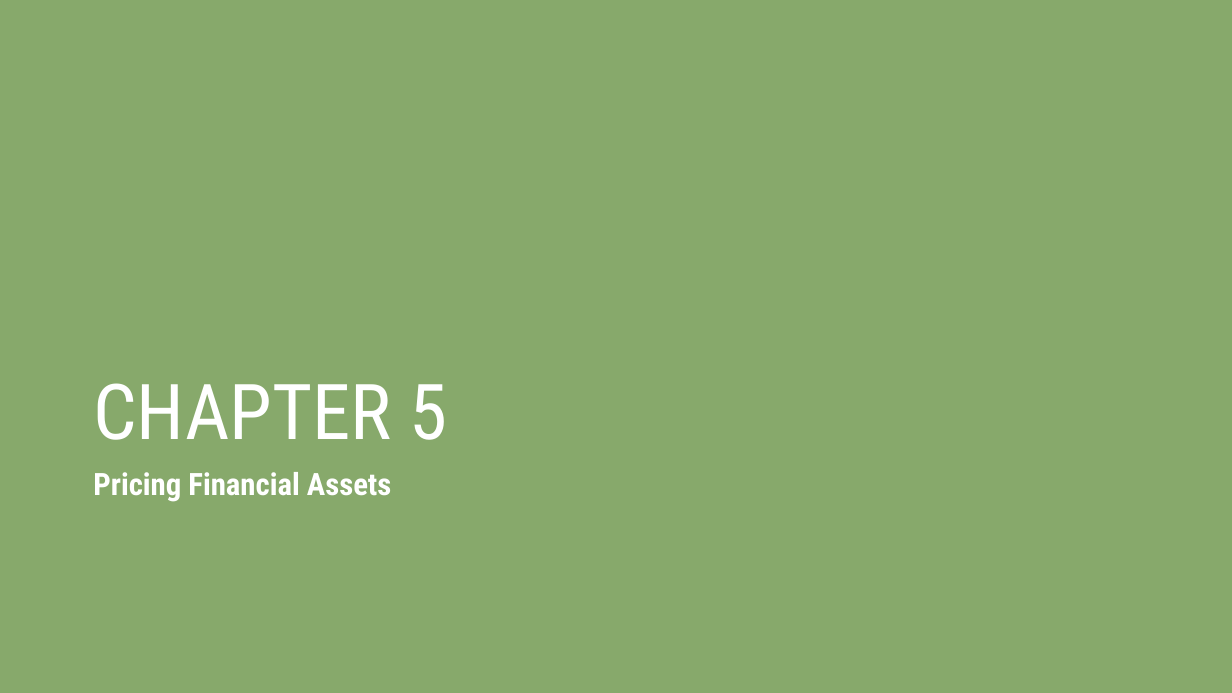
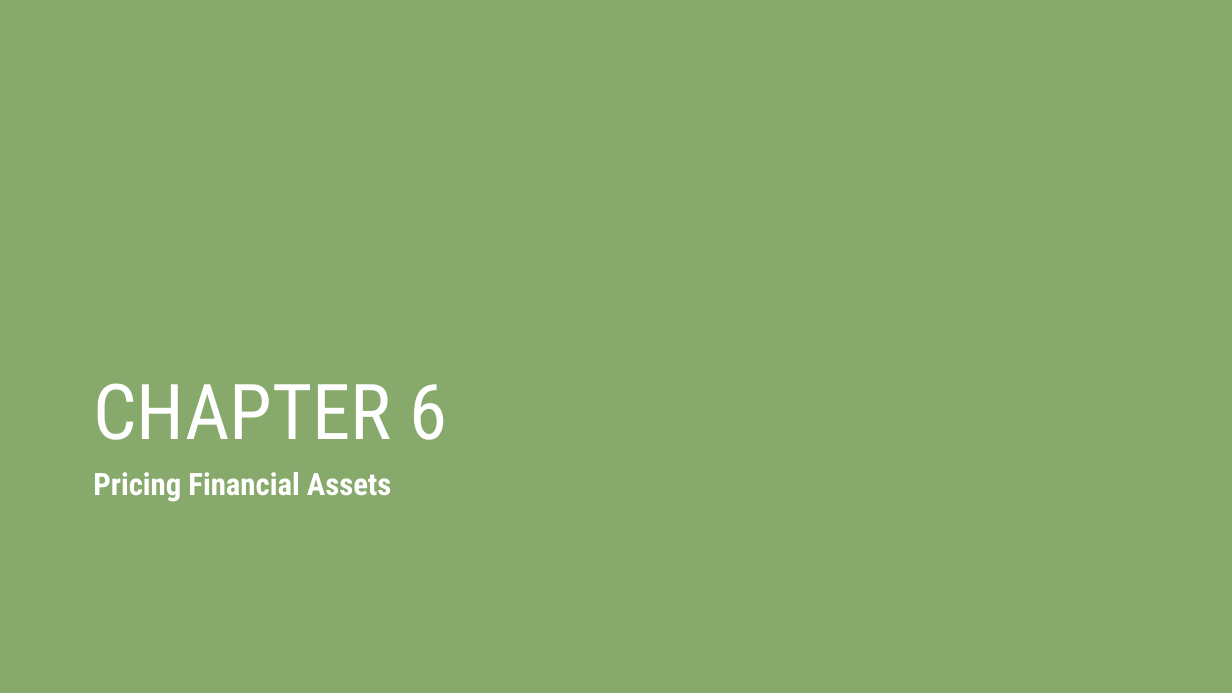
Before and after one commit to ncachanosky/ECON-3320-online, a slide deck: slide 56 of figures/figures.pptx. Drawn at 1232x693 pixels with LibreOffice and Linux fonts; fonts in the diff are those of the drawing. Boxes give left, top, right and bottom in pixels: in the first picture for what was removed or moved away, otherwise in the second. Text is boxed around its words. In the diff, an @@ line names an element or a change of style, - is before the commit and + after.

```diff
--- a/figures/figures.pptx
+++ b/figures/figures.pptx
@@ title at (93, 383, 447, 440): text changed @@
-CHAPTER 5
+CHAPTER 6
```
Also in this commit, not shown: 2 other slides changed, 9 slides added, 2 slides removed, 28 other files.
